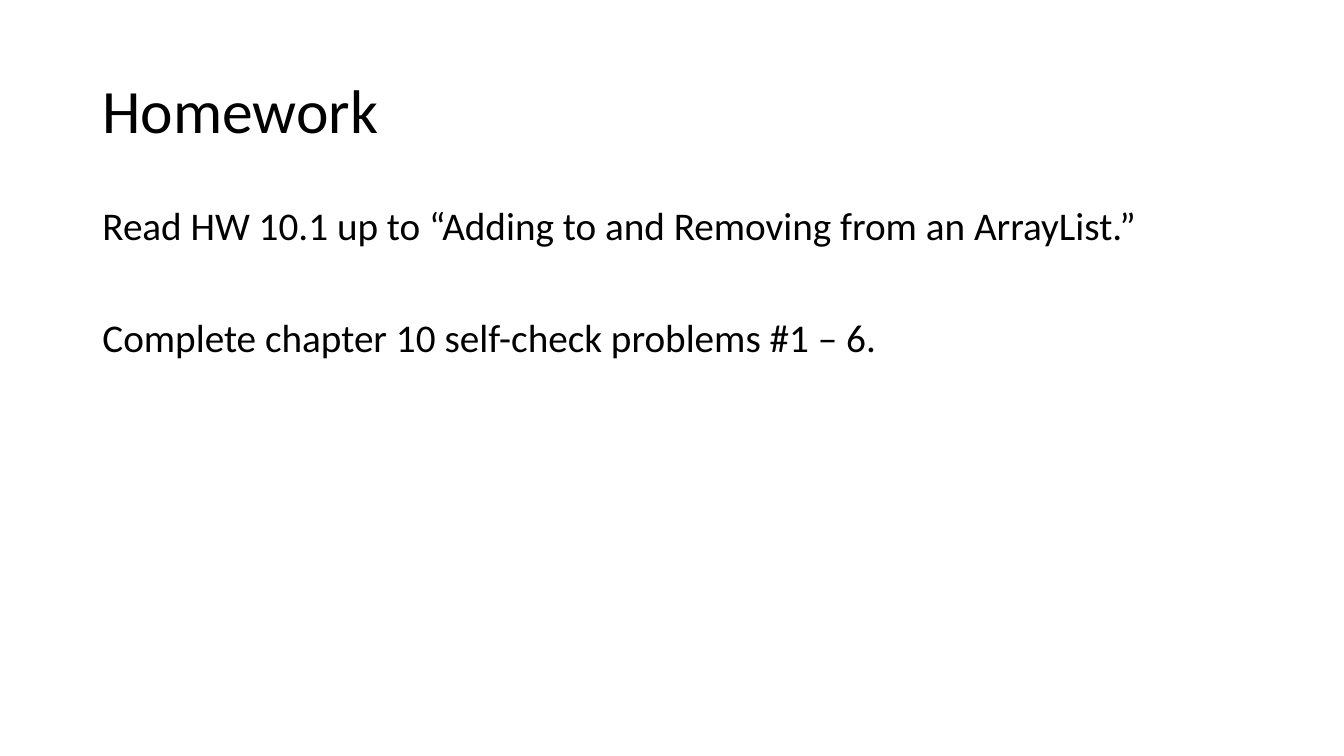
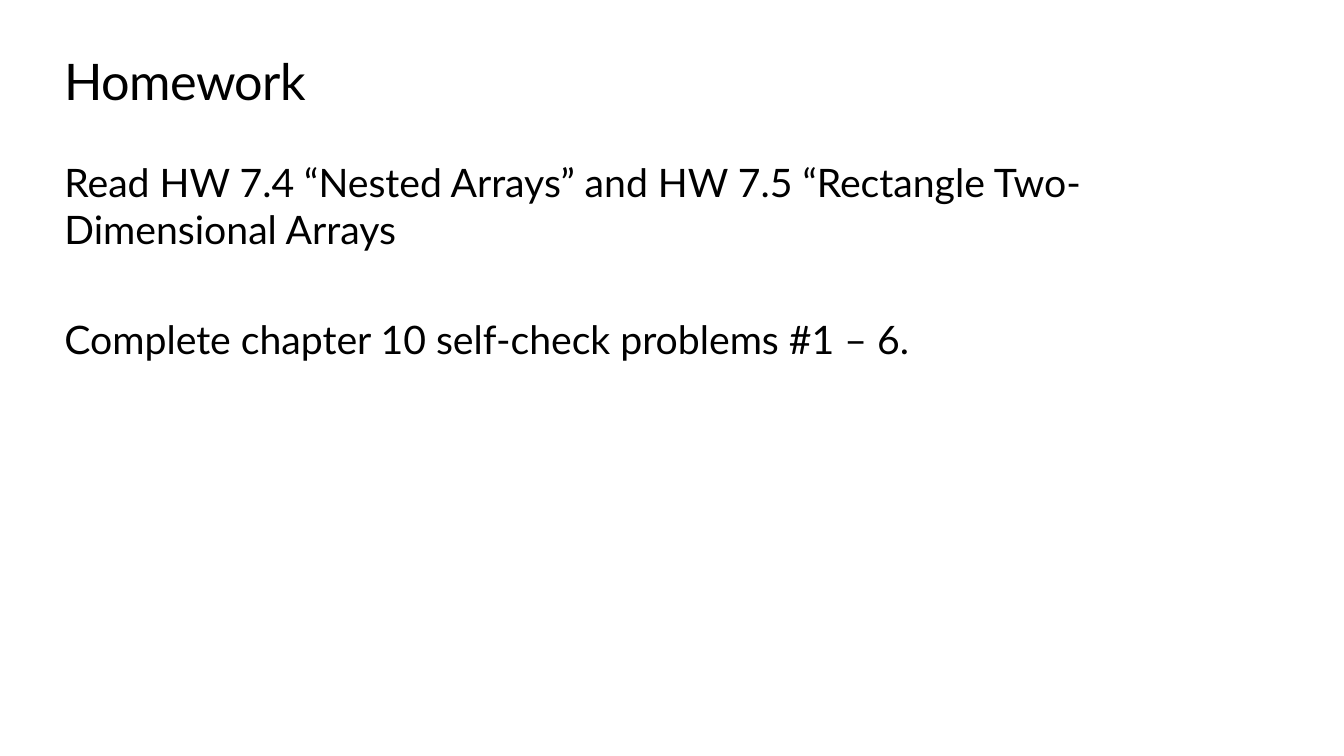
Before and after one commit to TEALSK12/apcsa-public, a slide deck: slide 64 of docs/Unit4/Unit4.pptx (slide 60 before the commit). Drawn at 1344x756 pixels with LibreOffice and Linux fonts; fonts in the diff are those of the drawing; background and template pictures are left out. Boxes give left, top, right and bottom in pixels: in the first picture for what was removed or moved away, otherwise in the second. Text is boxed around its words. In the diff, an @@ line names an element or a change of style, - is before the commit and + after.

```diff
--- a/docs/Unit4/Unit4.pptx
+++ b/docs/Unit4/Unit4.pptx
@@ title "Homework": place and size @@
-title "Homework" at <box>102,90,378,134</box>
+title "Homework" at <box>65,63,306,101</box>
@@ title "Homework" at <box>65,63,306,101</box>: size 44 to 36 pt, font Calibri to Lato, letter spacing 0 to -0.5 pt; line spacing 0.9 to 1; vertical alignment middle to top @@
@@ text at <box>64,167,1081,251</box>: text changed; font Calibri to Lato @@
-Read HW 10.1 up to “Adding to and Removing from an ArrayList.”
+Read HW 7.4 “Nested Arrays” and HW 7.5 “Rectangle Two-Dimensional Arrays
@@ text "Read HW 7.4 “Nested Arrays” ...": place and size @@
-text "Read HW 7.4 “Nested Arrays” ..." at <box>102,212,1136,359</box>
+text "Read HW 7.4 “Nested Arrays” ..." at <box>64,167,1081,361</box>
@@ text at <box>64,325,909,361</box>: font Calibri to Lato in "Complete chapter 10 self-check problems #1 – ..."; line spacing 0.9 to 1; less space between paragraphs @@
```
Also in this commit, not shown: 63 other slides changed, 19 slides added, 15 slides removed, 48 other files.
